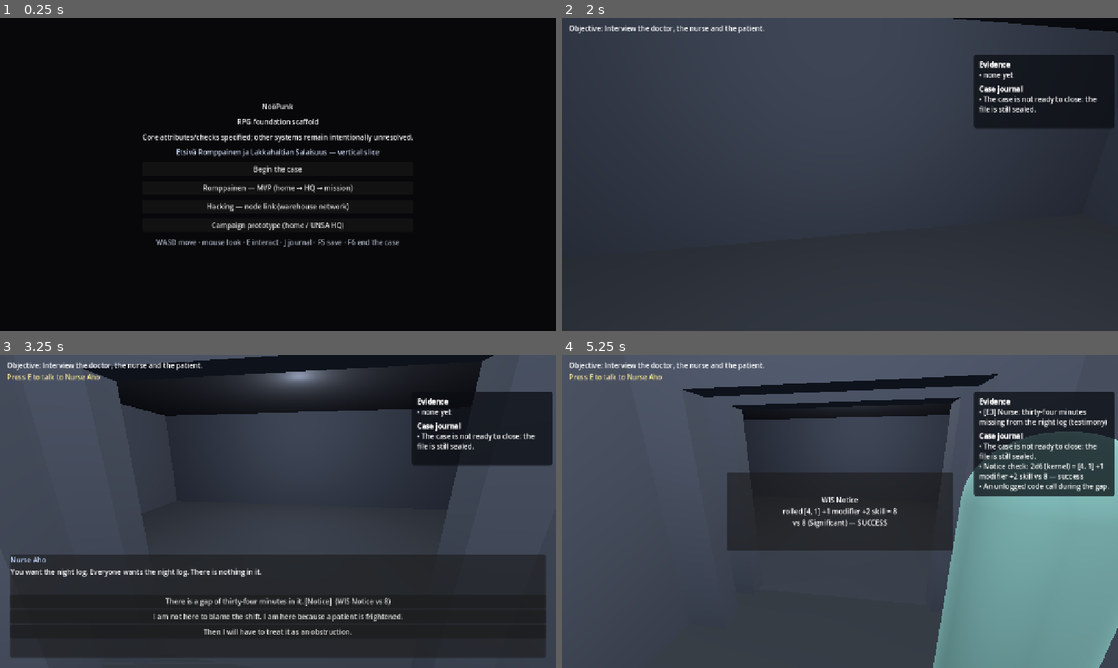
Above: before the commit, frames 1-4 (two rows, left to right).
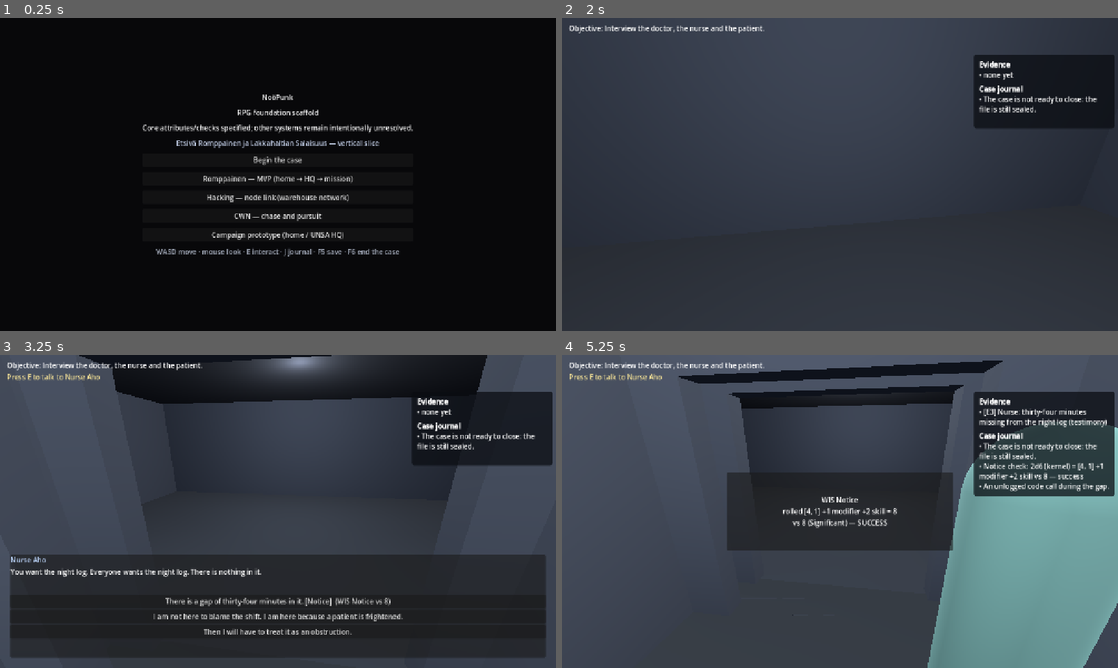
Above: after the commit, the same moments.

Repository: TomiToivio/NooPunk
Game: Godot game, scene res://scenes/main.tscn
Same seed, same stepped clock (60 frames per second), same inputs: the game is played once before the commit and once after it.
Inputs (mouse positions are in pixels of both pictures, inside the frame that each line leads up to):
- Up to frame 1 (0.25 s): no input
- Up to frame 2 (2 s): click "Begin the case" at 0.5 s; tap Enter at 1.25 s; move the mouse to (867, 174) at 1.27 s; hold W (move_forward) from 1.28 s (still down); hold F6 (end_case) from 1.28 s (still down); tap Space at 1.52 s
- Up to frame 3 (3.25 s): keep holding W (move_forward); move the mouse to (250, 511) at 2.02 s; release F6 (end_case) at 2.03 s; tap E (interact) at 2.1, 2.75 s; tap Space at 2.27 s; move the mouse to (289, 505) at 2.77 s; hold J (toggle_journal) from 2.78 s (still down)
- Up to frame 4 (5.25 s): release W (move_forward) at 3.5 s; release J (toggle_journal) at 3.5 s; tap E (interact) at 3.5 s; drag from (812, 574) to (673, 464) at 3.52 s; click "There is a gap of thirty-four…" at 4.25 s; click "End the conversation" at 5 s

The runs differ from the first frame. In frame 1, 5.9% of the frame differs, in the area x 25-75%, y 24-77%; in frame 2, 0.7%; in frame 3, 4.8%; in frame 4, 7.5%, in the area x 21-100%, y 1-100%.

Commit message:
feat(#873): wire chase console into menu, tests and parity audit

Diff:
--- a/godot/ui/main_menu.gd
+++ b/godot/ui/main_menu.gd
@@ -47,6 +47,13 @@
 		get_tree().current_scene = screen)
 	stack.add_child(hacking)
 
+	# #873: expose existing CWN pursuit kernel without duplicating its rules.
+	var chase := Button.new()
+	chase.text = "CWN — chase and pursuit"
+	chase.pressed.connect(func() -> void:
+		get_tree().change_scene_to_file("res://scenes/chase_screen.tscn"))
+	stack.add_child(chase)
+
 	# The campaign is an existing feature of the same root Godot project.
 	# Keep it accessible here rather than requiring agents to maintain a rival title scene.
 	var campaign := Button.new()
